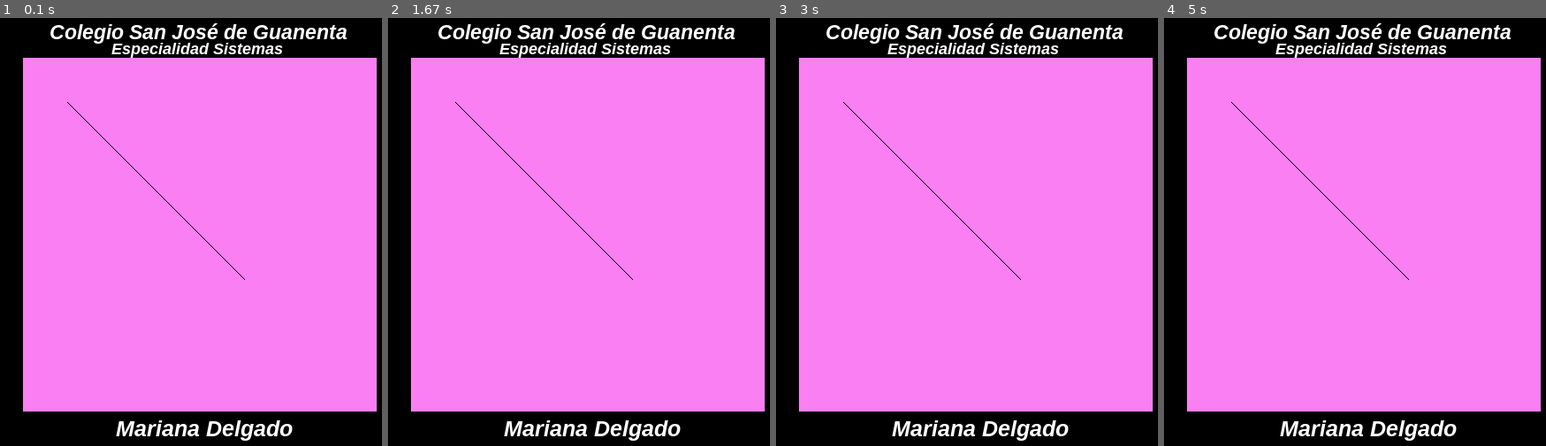
Above: before the commit, frames 1-4 (left to right).
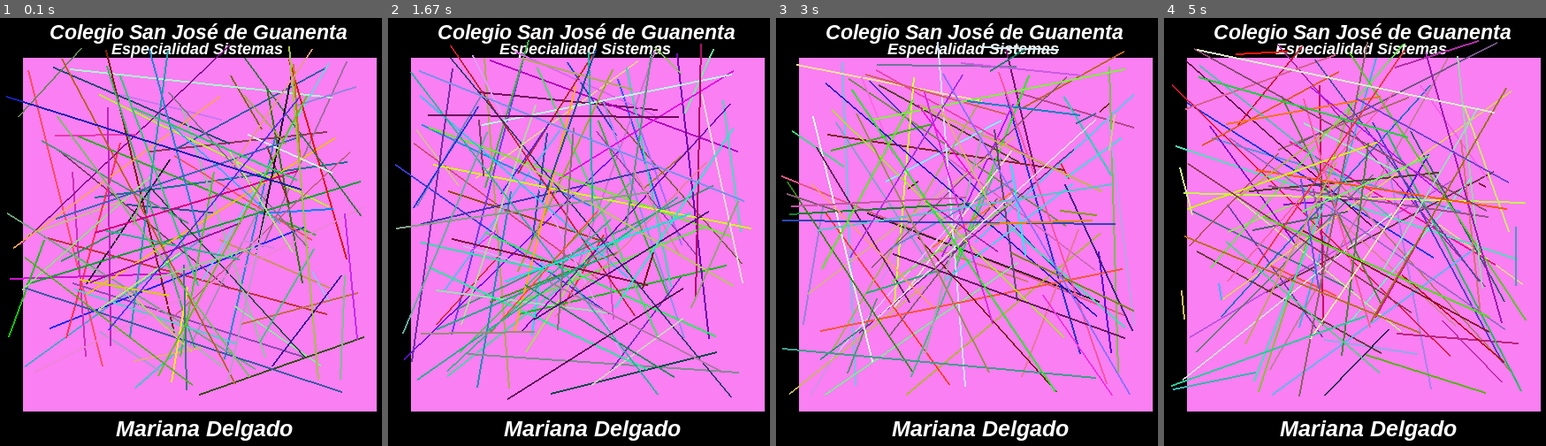
Above: after the commit, the same moments.

Repository: Marianasofid/intro_pygame
Game: pygame game, started from lineas_aleatorias.py
Two runs of this game, one before a commit and one after it. Both use one fixed random seed, a clock stepped at 60 frames per second and the inputs below.
Inputs:
- Up to frame 1 (0.1 s): no input
- Up to frame 2 (1.67 s): no input
- Up to frame 3 (3 s): no input
- Up to frame 4 (5 s): no input

The runs differ from the first frame. In frame 1, 15% of the frame differs, in the area x 1-96%, y 6-89%; in frame 2, 16%, in the area x 1-96%, y 5-90%; in frame 3, 15%; in frame 4, 16%.

Commit message:
actualizacion

Diff:
--- a/lineas_aleatorias.py
+++ b/lineas_aleatorias.py
@@ -43,8 +43,14 @@
     ventana.blit(texto,(155,455))
 
 
-
-    pygame.draw.line(ventana, negro, (100,100),(300,300))
+    # líneas random
+    for i in range(100):
+        coordenadax1 = random.randint(30, 435)
+        coordenaday1 = random.randint(30, 435)
+        coordenadax2 = random.randint(30, 435)
+        coordenaday2 = random.randint(30, 435)
+        color = (random.randint(0,255), random.randint(0,255), random.randint(0,255))
+        pygame.draw.line(ventana, color, (coordenadax1, coordenaday1), (coordenadax2, coordenaday2), 2)
 
 
     pygame.display.flip()
